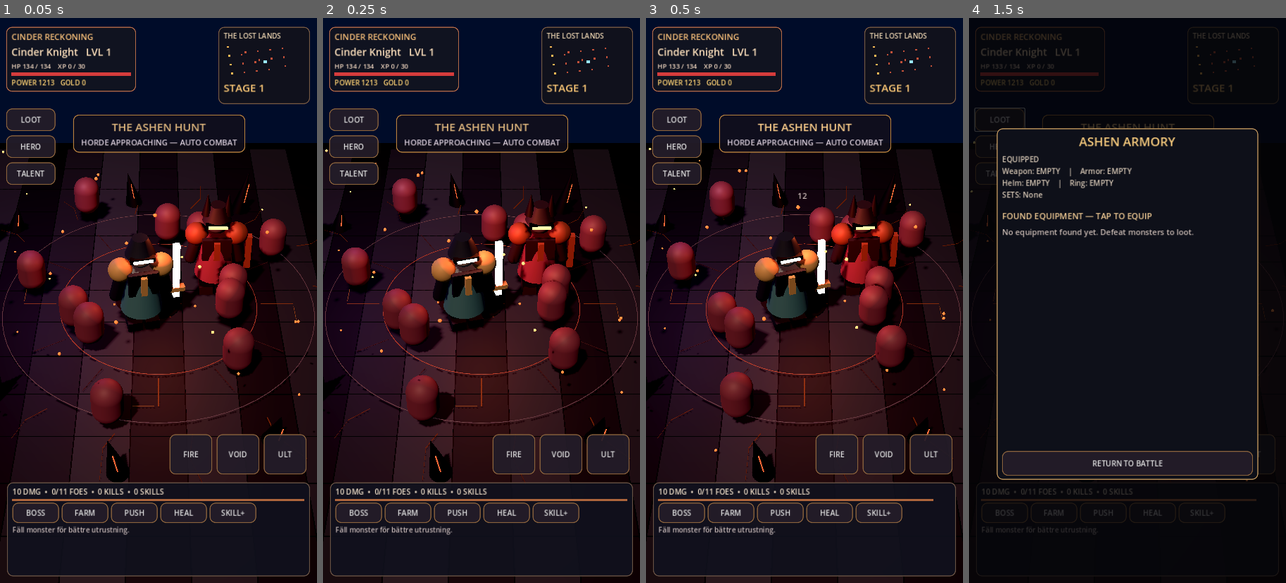
Above: before the commit, frames 1-4 (left to right).
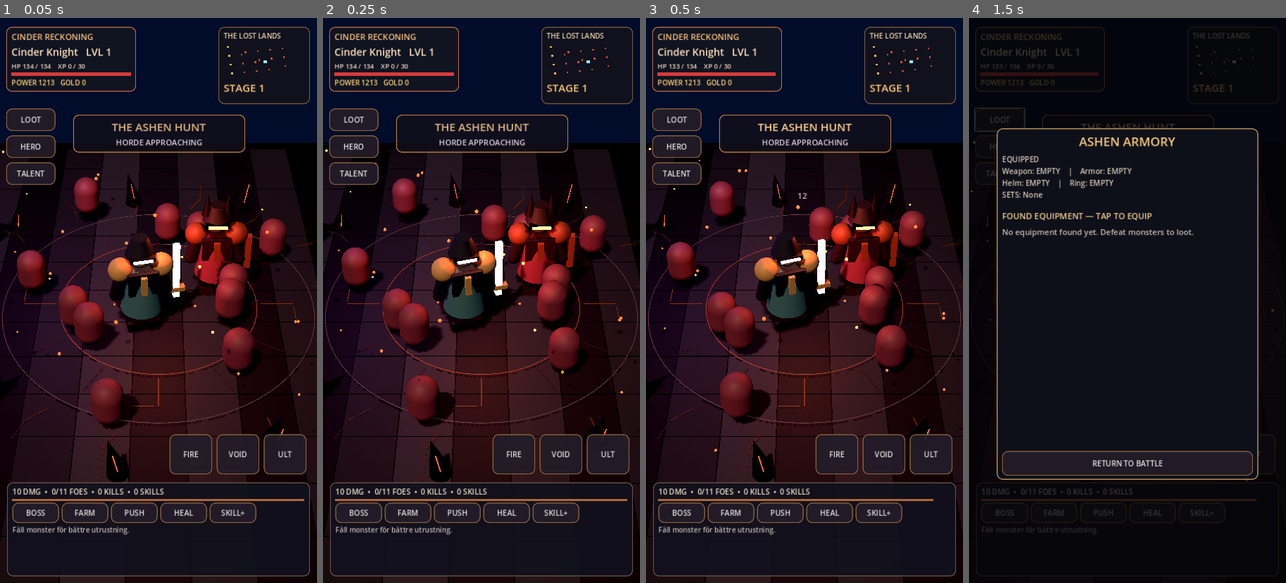
Above: after the commit, the same moments.

Repository: bananofil-wq/AshenIdle
Game: Godot game, scene res://scenes/main.tscn
Two runs of this game, one before a commit and one after it. Both use one fixed random seed, a clock stepped at 60 frames per second and the inputs below.
Inputs:
- Up to frame 1 (0.05 s): no input
- Up to frame 2 (0.25 s): no input
- Up to frame 3 (0.5 s): no input
- Up to frame 4 (1.5 s): click "LOOT" at 0.5 s; click "HERO" at 1.25 s

The runs differ from the first frame. In frame 1, 0.4% of the frame differs, in the area x 25-75%, y 21-23%; in frame 2, 0.4%; in frame 3, 0.4%; in frame 4, nothing differs.

Commit message:
Enhance combat animation and spell chaos; center legendary equipment preview; support fantasy display font

Diff:
--- a/scripts/main.gd
+++ b/scripts/main.gd
@@ -221,6 +221,11 @@
     var l = Label.new()
     l.text = t
     l.add_theme_font_size_override("font_size", font_size)
+    if font_size >= 24 or t == "CINDER RECKONING" or t == "THE LOST LANDS" or t.contains("LEGENDARY EQUIPMENT"):
+        if ResourceLoader.exists("res://assets/fonts/Cinzel.ttf"):
+            var display_font := load("res://assets/fonts/Cinzel.ttf") as Font
+            if display_font != null:
+                l.add_theme_font_override("font", display_font)
     l.add_theme_color_override("font_color", color)
     l.autowrap_mode = TextServer.AUTOWRAP_WORD_SMART
     return l
@@ -395,9 +400,9 @@
     legendary_item_display = Node3D.new()
     legendary_item_viewport.add_child(legendary_item_display)
     var item_camera := Camera3D.new()
-    item_camera.position = Vector3(3.0, 1.5, 4.9)
-    item_camera.look_at(Vector3(0, 0.25, 0), Vector3.UP)
-    item_camera.fov = 35
+    item_camera.position = Vector3(0, 0.35, 4.3)
+    item_camera.look_at(Vector3(0, 0.18, 0), Vector3.UP)
+    item_camera.fov = 36
     item_camera.current = true
     legendary_item_viewport.add_child(item_camera)
     var item_light := DirectionalLight3D.new()
@@ -562,9 +567,12 @@
     var crit: bool = rng.randf() < clampf(0.22 + _bonus("crit") / 100.0, 0.22, 0.68)
     var damage: float = _damage() * rng.randf_range(0.90, 1.40) * (2.1 if crit else 1.0)
     _hit_mob(target, damage, crit)
+    attack_animation_index += 1
+    if attack_animation_index % 3 == 0:
+        _trigger_combat_animation(hero)
     attack_flash = 1.0
-    if rng.randf() < 0.13 and not arena_mobs.is_empty():
-        _use_skill(rng.randi_range(0, 1))
+    if rng.randf() < 0.23 and not arena_mobs.is_empty():
+        _use_skill(rng.randi_range(0, 2))
     if arena_mobs.is_empty():
         _complete_wave()
         return
@@ -582,6 +590,27 @@
         _spawn_enemy()
     _refresh()
 
+func _trigger_combat_animation(actor: Node3D) -> void:
+    if actor == null or not is_instance_valid(actor):
+        return
+    for found in actor.find_children("*", "AnimationPlayer", true, false):
+        var player: AnimationPlayer = found as AnimationPlayer
+        if player == null:
+            continue
+        var attack_name := ""
+        var idle_name := ""
+        for candidate in player.get_animation_list():
+            var lower: String = str(candidate).to_lower()
+            if attack_name == "" and (lower.contains("attack") or lower.contains("slash") or lower.contains("melee") or lower.contains("cast")):
+                attack_name = str(candidate)
+            if idle_name == "" and lower.contains("idle"):
+                idle_name = str(candidate)
+        if attack_name != "":
+            player.play(attack_name, 0.09, 1.4)
+            if idle_name != "":
+                player.queue(idle_name)
+            return
+
 func _hit_mob(target: Node3D, damage: float, crit: bool) -> void:
     if not is_instance_valid(target) or not arena_mobs.has(target):
         return
@@ -590,6 +619,12 @@
     last_target_pos = target.global_position
     _impact(last_target_pos + Vector3(0.0, 0.75, 0.0), Color("ffc769") if crit else Color("b477ff"))
     _damage_popup(int(damage), last_target_pos + Vector3(0.0, 1.45, 0.0), crit)
+    if crit and is_instance_valid(target):
+        var pulse := TorusMesh.new()
+        pulse.inner_radius = 0.50
+        pulse.outer_radius = 0.54
+        var ring := _mesh(self, pulse, target.global_position + Vector3(0, 0.17, 0), _bright(Color("ffae54")))
+        spell_fx.append({"node": ring, "time": 0.34, "total": 0.34, "type": "spell"})
     if health <= 0.0:
         _kill_mob(target)
     _update_wave_health()
@@ -1007,6 +1042,11 @@
                 root.add_child(instance)
                 instance.scale = Vector3.ONE * (1.24 if elite else 0.66 if i % 4 != 2 else 0.77)
                 _play_animation(instance, ["Idle", "idle", "Walking_A", "Walking", "walk"])
+        if elite:
+            var halo := TorusMesh.new()
+            halo.inner_radius = 1.07
+            halo.outer_radius = 1.12
+            _mesh(root, halo, Vector3(0, 0.11, 0), _mat(Color("8a342c"), 0.0, true))
         if root.get_child_count() == 0:
             var body := CapsuleMesh.new()
             body.radius = 0.38 if not elite else 0.67
@@ -1020,7 +1060,7 @@
         root.set_meta("speed", 0.22 + rng.randf_range(0.01, 0.10))
         root.set_meta("phase", rng.randf_range(0.0, TAU))
         arena_mobs.append(root)
-    combat_note = "BOSS ENCOUNTER — THE ASHEN WARDEN" if is_boss else "HORDE APPROACHING — AUTO COMBAT"
+    combat_note = "BOSS: THE ASHEN WARDEN" if is_boss else "HORDE APPROACHING"
 
 func _impact(pos: Vector3, color: Color) -> void:
     var ball := SphereMesh.new()
@@ -1374,6 +1414,7 @@
     var preview_root := Node3D.new()
     legendary_item_display.add_child(preview_root)
     preview_root.rotation.z = -0.11
+    preview_root.rotation.y = 0.28
     var slot: String = str(item.get("slot", "Weapon"))
     var name: String = str(item.get("name", "")).to_lower()
     var element: String = str(item.get("element", "FIRE")).to_upper()
